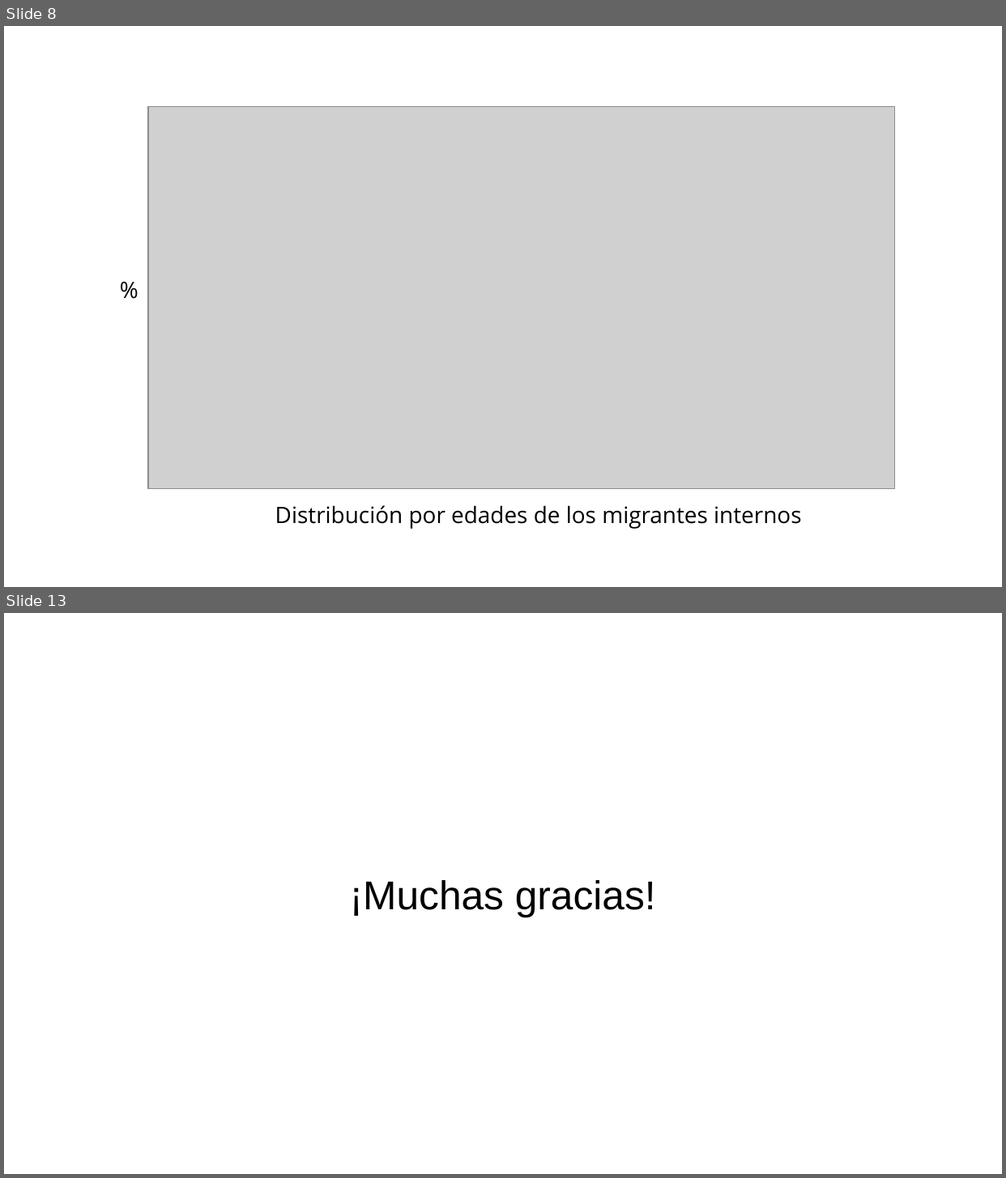
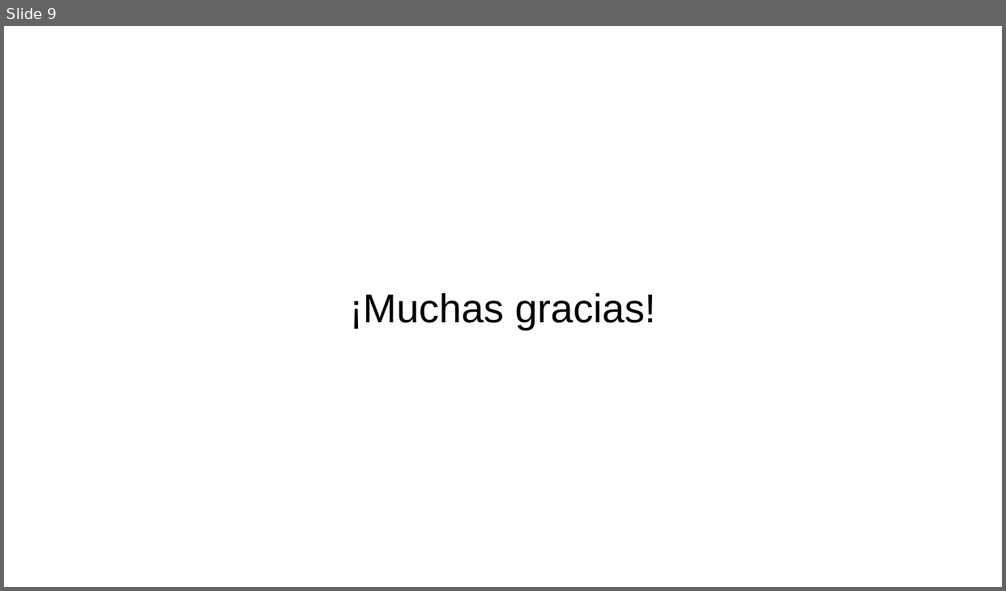
Before and after one commit to guillermodangelo/tesis, a slide deck: presentacion_dic2021.odp. Shown one above the other, each under a label of ours: slides 8 and 13 before the commit, slide 9 after it; the slides between them are not shown. The pictures are 1006x1178 and 1006x591 pixels, drawn with LibreOffice and Linux fonts; fonts in the diff are those of the drawing; grey boxes stand for pictures. Boxes give left, top, right and bottom in pixels: in the first picture for what was removed or moved away, otherwise in the second. Text is boxed around its words. In the diff, an @@ line names an element or a change of style, - is before the commit and + after.

```diff
--- a/presentacion_dic2021.odp
+++ b/presentacion_dic2021.odp
@@ slide 8 removed at box(4, 26, 1002, 587), background #FFFFFF @@
@@ picture removed at box(148, 106, 895, 489) @@
@@ text removed at box(111, 271, 147, 311) @@
-%
@@ text removed at box(275, 506, 801, 529) @@
-Distribución por edades de los migrantes internos
@@ what was slide 13 is now slide 9 @@
```
Also in this commit, not shown: 3 slides added, 6 other slides removed, 3 other files.
